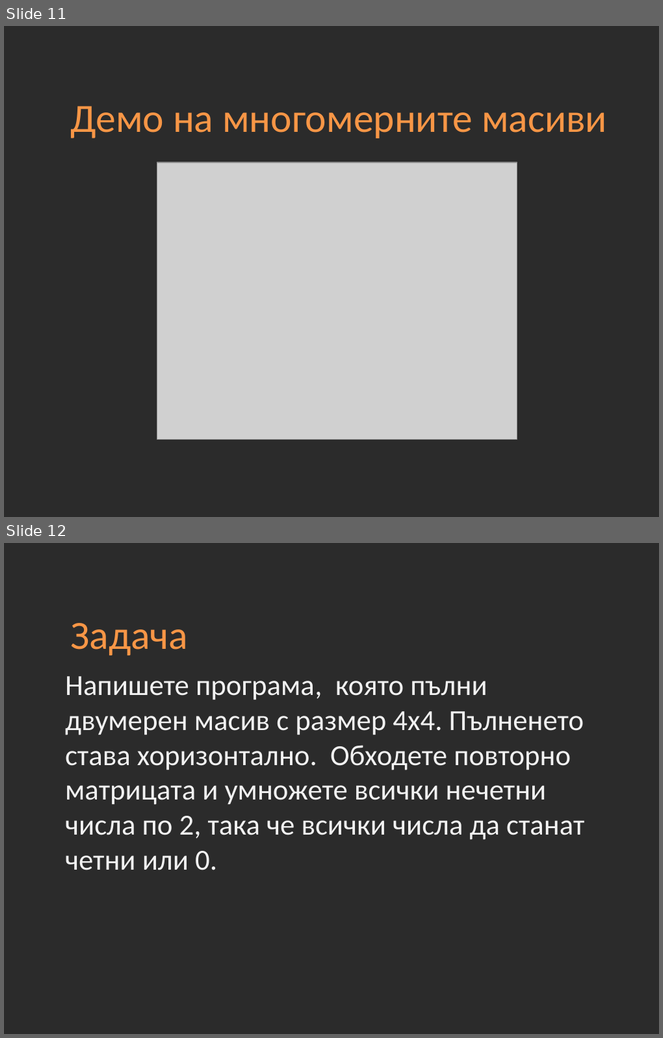
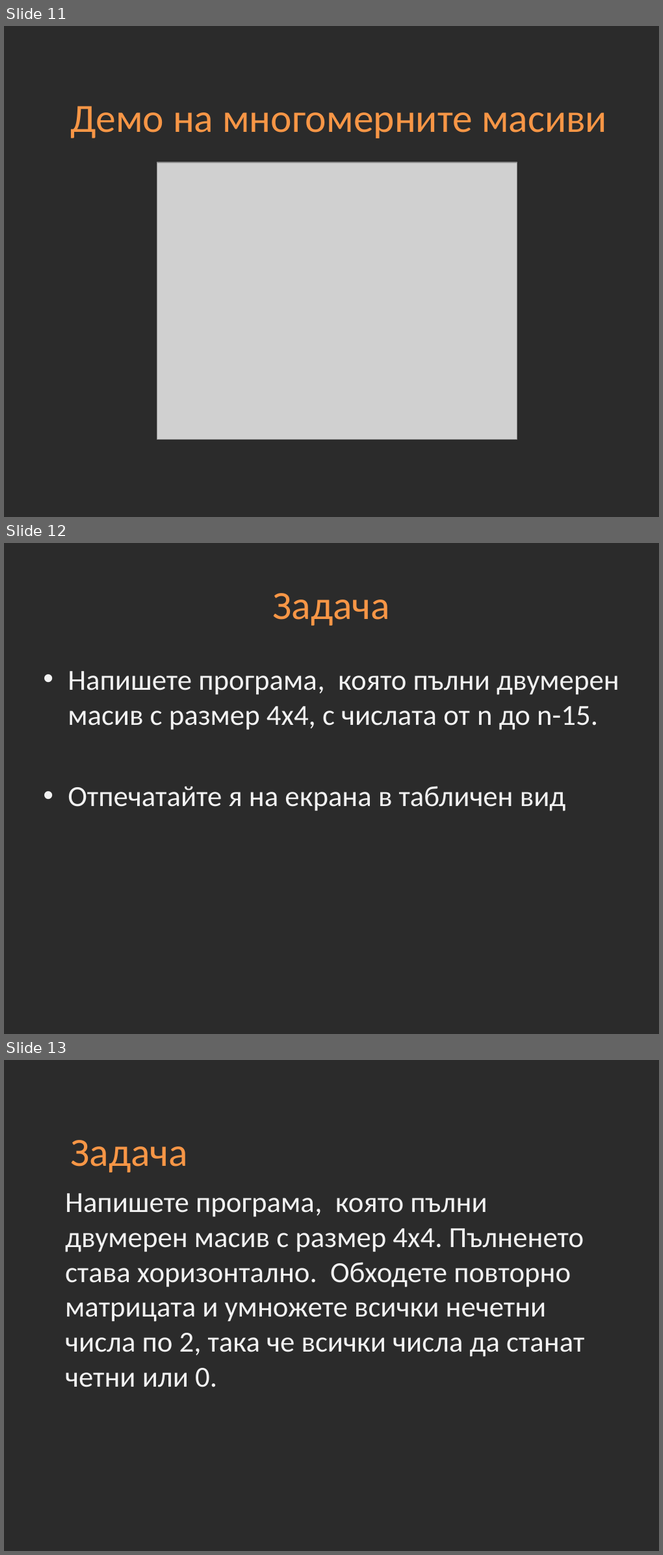
Before and after one commit to Academy-Soft-Intellect/Programming-Introduction-CSharp-Course, a slide deck: 07-Arrays.pptx. Shown one above the other, each under a label of ours: slides 11 and 12 before the commit, slides 11, 12 and 13 after it. The pictures are 663x1038 and 663x1555 pixels, drawn with LibreOffice and Linux fonts; fonts in the diff are those of the drawing; grey boxes stand for pictures; background and template pictures are left out; a plain dark background stands for a picture behind light text. Boxes give left, top, right and bottom in pixels: in the first picture for what was removed or moved away, otherwise in the second. Text is boxed around its words. In the diff, an @@ line names an element or a change of style, - is before the commit and + after.

```diff
--- a/07-Arrays.pptx
+++ b/07-Arrays.pptx
@@ slide 12 added at [4, 543, 659, 1034], background picture (left out) @@
@@ title added at [272, 593, 390, 626], 44 pt, text #F79646 @@
+Задача
@@ text added at [68, 671, 620, 811], 32 pt, text #F2F2F2 @@
+• Напишете програма, която пълни двумерен масив с размер 4х4, с числата от n до n-15.
+• Отпечатайте я на екрана в табличен вид
@@ what was slide 12 is now slide 13 @@
```
Also in this commit, not shown: 1 other slide added, 1 other file.
